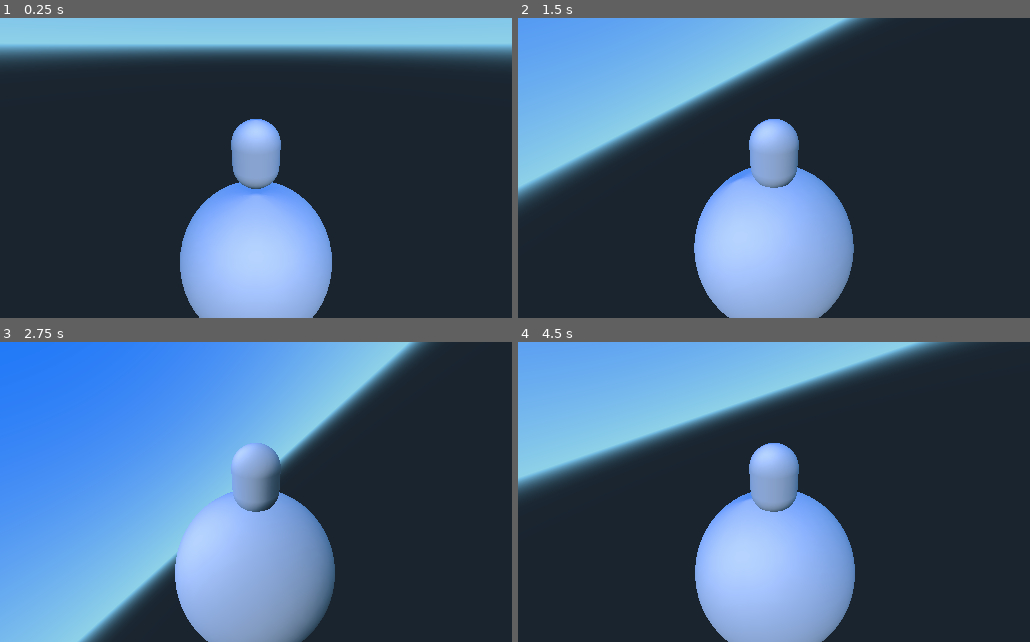
Above: before the commit, frames 1-4 (two rows, left to right).
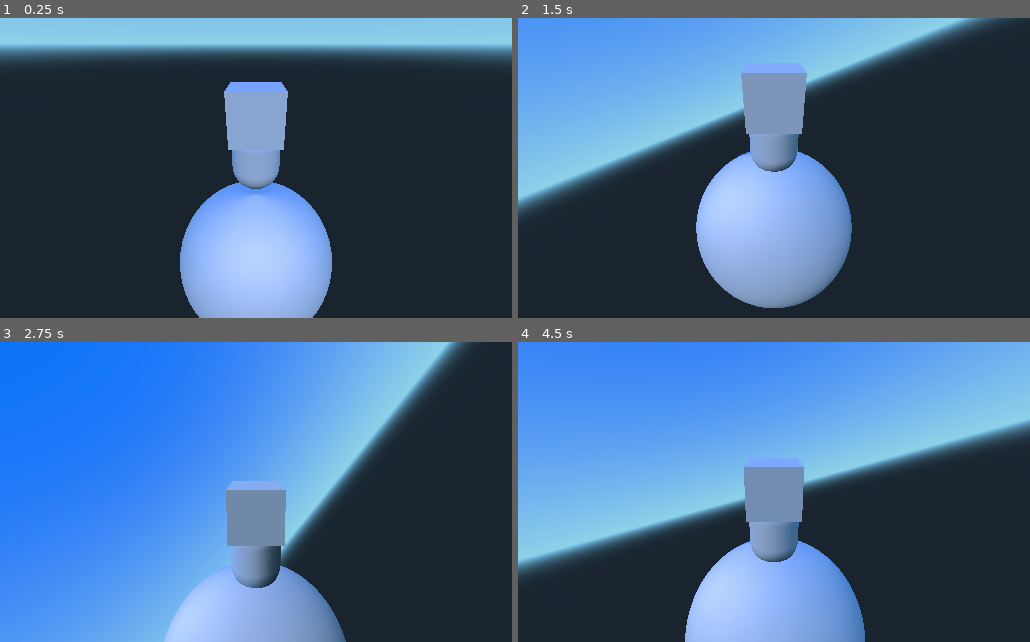
Above: after the commit, the same moments.

Repository: ComancheAk/RigidBody-Planetary-Physics-Correct-Stand-Up
Game: Godot game, scene res://demo.tscn
Two runs of this game, one before a commit and one after it. Both use one fixed random seed, a clock stepped at 60 frames per second and the inputs below.
Inputs (mouse positions are in pixels of both pictures, inside the frame that each line leads up to):
- Up to frame 1 (0.25 s): no input
- Up to frame 2 (1.5 s): move the mouse to (886, 153) at 0.52 s; hold Right (ui_right) 0.53-1.28 s; move the mouse to (671, 183) at 1.27 s; hold Down (ui_down) from 1.28 s (still down)
- Up to frame 3 (2.75 s): move the mouse to (307, 426) at 2.02 s; release Down (ui_down) at 2.03 s; hold Right (ui_right) from 2.03 s (still down)
- Up to frame 4 (4.5 s): move the mouse to (748, 552) at 2.77 s; release Right (ui_right) at 2.78 s; hold Up (ui_up) 2.78-3.53 s; move the mouse to (927, 537) at 3.52 s; hold Left (ui_left) from 3.53 s (still down); move the mouse to (620, 447) at 4.27 s

The runs differ from the first frame. In frame 1, 2.4% of the frame differs, in the area x 43-57%, y 21-44%; in frame 2, 23%; in frame 3, 64%, in the area x 0-92%, y 0-100%; in frame 4, 62%.

Commit message:
added mouselook and mouse rotation

Diff:
--- a/assets/rigidbody_planetary_standup/RigidBody.gd
+++ b/assets/rigidbody_planetary_standup/RigidBody.gd
@@ -3,8 +3,9 @@
 var gravityCentre #Variable for gravity centre
 var xVelocity
 var zVelocity
-var MOUSESPEED = 0.00005
+var MOUSESPEED = 0.0025
 var rotAngle = 0
+var tempRot = 0
 
 
 func _ready():
@@ -16,13 +17,19 @@
 func _input(event):
 	# For Mouse Look. The Camera node has a script for the X rotation.
 	if event is InputEventMouseMotion:
-		rotAngle += event.relative.x*MOUSESPEED
+		rotAngle = event.relative.x*MOUSESPEED
 
 func _integrate_forces(state):
 	target = state.transform
-	print(rotAngle)
+	#print(rotAngle)
 	#print(state.get_total_gravity()) #Information for testing
-	state.transform = orthonormalizePlanetary(target,gravityCentre, rotAngle)
+	print("phi is " ,rotAngle)
+	print("tempPhi is " ,tempRot)
+	if (tempRot == rotAngle):
+		rotAngle = 0
+	state.transform = orthonormalizePlanetary(target,gravityCentre, -rotAngle)
+	if (rotAngle != 0):
+		tempRot = rotAngle
 	if (Input.is_action_pressed("ui_up")):
 		zVelocity += 0.1
 	if (Input.is_action_just_released("ui_up")):
@@ -61,4 +68,5 @@
 	crossGZ = g.cross(z).normalized()
 	newZ = crossGZ.cross(g).normalized()
 	tempTransform = Transform(crossGZ,g,newZ,t.origin)
+	tempTransform = Transform(tempTransform.basis.rotated(g,phi),t.origin)
 	return tempTransform
--- a/assets/rigidbody_planetary_standup/demo.tscn
+++ b/assets/rigidbody_planetary_standup/demo.tscn
@@ -17,11 +17,28 @@
 radial_segments = 64
 rings = 8
 
-[sub_resource type="SphereShape" id=4]
+[sub_resource type="CubeMesh" id=4]
+
+size = Vector3( 2, 2, 2 )
+subdivide_width = 0
+subdivide_height = 0
+subdivide_depth = 0
+
+[sub_resource type="GDScript" id=5]
+
+script/source = "extends Camera
+
+var MOUSESPEED = 0.005
+
+func _input(event):
+	if event is InputEventMouseMotion:
+		rotation.x = clamp(rotation.x - event.relative.y*MOUSESPEED, deg2rad(-90), deg2rad(90))"
+
+[sub_resource type="SphereShape" id=6]
 
 radius = 1.0
 
-[sub_resource type="SphereMesh" id=5]
+[sub_resource type="SphereMesh" id=7]
 
 radius = 1.0
 height = 2.0
@@ -116,6 +133,22 @@
 material/0 = null
 _sections_unfolded = [ "Transform" ]
 
+[node name="Head" type="MeshInstance" parent="RigidBody/CollisionShape" index="1"]
+
+transform = Transform( 1, 0, 0, 0, 1, 0, 0, 0, 1, 0, 1.70889, 0 )
+layers = 1
+material_override = null
+cast_shadow = 1
+extra_cull_margin = 0.0
+use_in_baked_light = false
+lod_min_distance = 0.0
+lod_min_hysteresis = 0.0
+lod_max_distance = 0.0
+lod_max_hysteresis = 0.0
+mesh = SubResource( 4 )
+skeleton = NodePath("..")
+material/0 = null
+
 [node name="Camera" type="Camera" parent="RigidBody" index="1"]
 
 transform = Transform( -1, 4.37114e-08, -7.57103e-08, 0, 0.866025, 0.5, 8.74227e-08, 0.5, -0.866025, 0, 1, -2 )
@@ -131,6 +164,7 @@
 size = 1.0
 near = 0.05
 far = 100.0
+script = SubResource( 5 )
 _sections_unfolded = [ "Transform" ]
 
 [node name="StaticBody" type="StaticBody" parent="." index="2"]
Not shown: 3 places in assets/rigidbody_planetary_standup/demo.tscn that only renumber resources
Not shown, changed: README.md
Not shown, changed: assets/rigidbody_planetary_standup/gif3.gif
Not shown, added: assets/rigidbody_planetary_standup/gif4.gif
